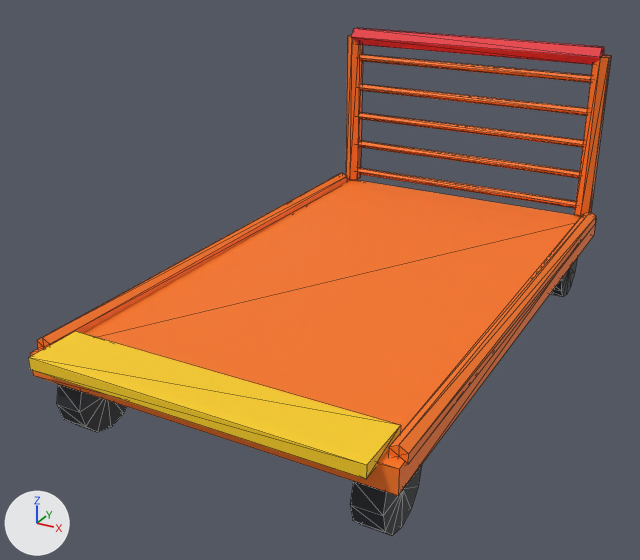
A saved change to the glTF model games/drift-foundry/src/game/art/cart-flatbed.glb.
Before and after are seen from a 50 mm lens placed at (1.65, -3.55, 2.02), pointed at (-0.11, -0.35, 0.41). The axes (+X, +Y, +Z) are drawn at lower left. The lights are the same throughout. The picture after the commit comes second. Mesh edges are drawn as thin lines. Vertices at exactly the same position are counted once.

Names of what the first picture shows: 'cart-flatbed'.
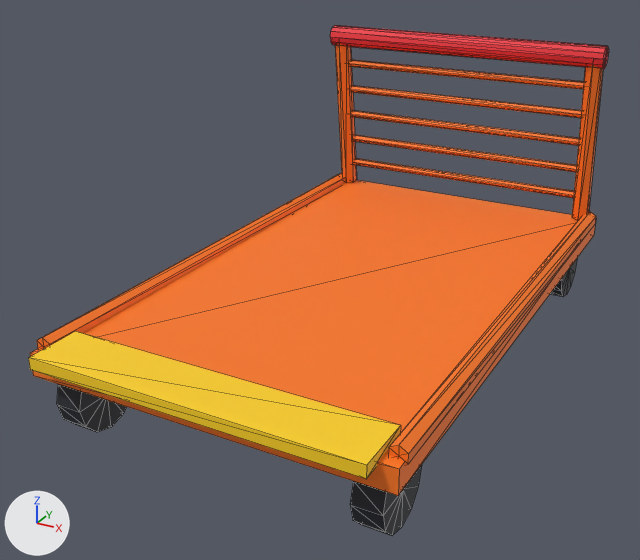
Boxes (x1, y1, x2, y2) around the edits, measured in the pictures (640 x 560 px; the box of a moved part takes in the faces that stretch with it):
'cart-flatbed', reshaped
    before: (28, 28, 611, 535)
    after: (28, 25, 609, 535)
part 1 of me_mesh_0, added (red)
    after: (330, 25, 609, 69)
part 2 of me_mesh_0, moved or reshaped
    before: (346, 28, 611, 217)
    after: (335, 44, 603, 220)

The change, as a diff of the scene's bpy script:
```diff
--- a/games/drift-foundry/src/game/art/cart-flatbed.glb.py
+++ b/games/drift-foundry/src/game/art/cart-flatbed.glb.py
@@ me_mesh_0 @@
 # used by ob_cart_flatbed; location = (0.0, 0.0, 0.0)
-me_mesh_0.from_pydata(...)  # 314 vertices, 552 faces; spans x -0.78..0.78, y -1.52..1.2, z 0.0..1.29
+me_mesh_0.from_pydata(...)  # 328 vertices, 576 faces; spans x -0.78..0.78, y -1.52..1.15, z 0.0..1.33
+# me_mesh_0 part 1: a new loose piece, a 12-sided cylinder along x spanning x -0.75..0.75, y 0.94..1.04, z 1.22..1.33, in mat_e8303a (red #e8303a)
+# me_mesh_0 part 2
+# 14 vertices are removed from x -0.7..0.7, y 1.1..1.2, z 1.21..1.29
+# 36 faces are deleted
+# 14 vertices in x -0.7..0.7, y 1.13..1.17, z 0.94..0.98 move by (0.0, -0.12, 0.01)
+# 14 vertices in x -0.7..0.7, y 1.13..1.17, z 1.11..1.15 move by (0.0, -0.14, -0.01)
+# 10 vertices in x -0.74..0.74, y 1.13..1.17, z 0.4 move by (0.0, -0.05, 0.0)
+# 10 vertices in x -0.7..0.7, y 1.13..1.17, z 0.45..0.47 move by (0.0, -0.06, 0.07)
+# 10 vertices in x -0.7..0.7, y 1.13..1.17, z 0.62..0.64 move by (0.0, -0.08, 0.05)
+# 10 vertices in x -0.7..0.7, y 1.13..1.17, z 0.79..0.81 move by (0.0, -0.1, 0.03)
+# 28 vertices move from x -0.74..0.74, y 1.11..1.2, z 0.4..1.25 to x -0.74..0.74, y 0.95..1.14, z 0.39..1.28
+# 2 vertices are added at (-0.7, 0.99, 1.27), (0.7, 0.99, 1.27)
+# 12 new faces join them, mat_ff7a1e (orange #ff7a1e)
 me_mesh_0.materials.append(mat_ff7a1e)
```
